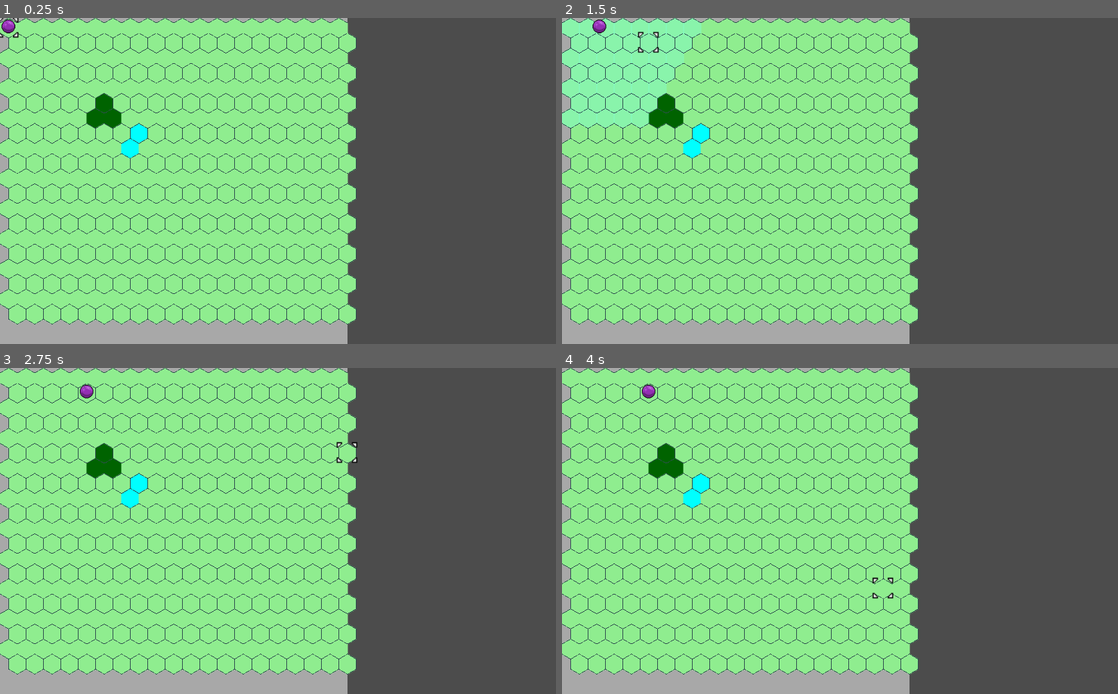
Above: before the commit, frames 1-4 (two rows, left to right).
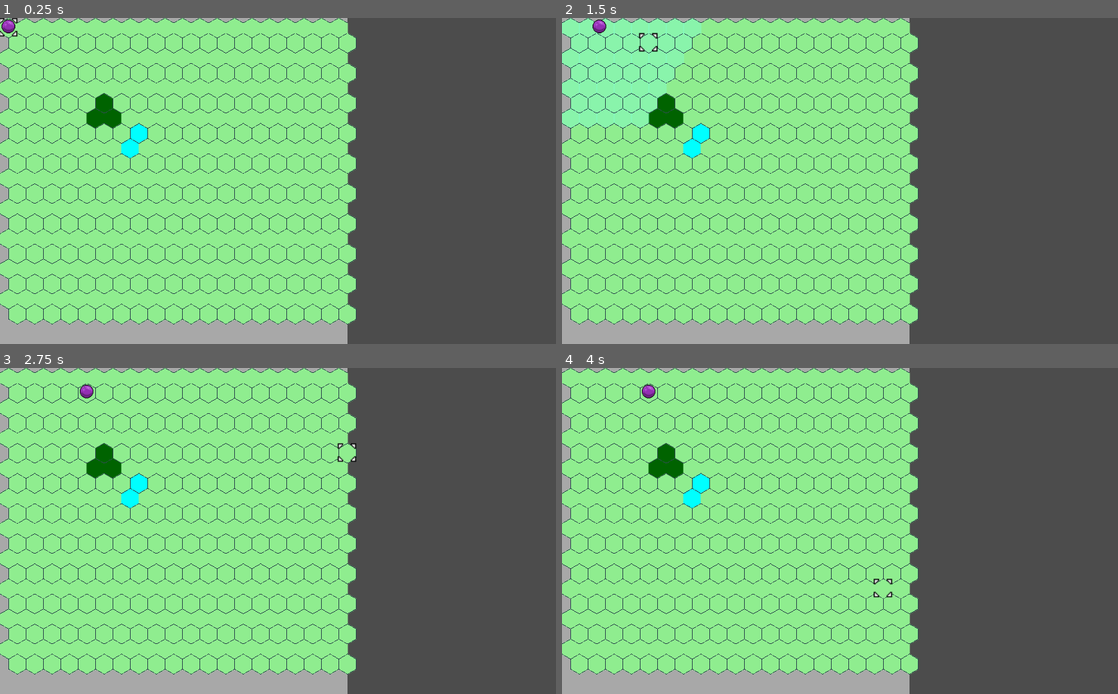
Above: after the commit, the same moments.

Repository: DaveRendell/gridcursor
Game: Godot game, scene res://HexGrid.tscn
The game is run twice, just before and just after one commit, with the same random seed, the same clock (stepped at 60 frames per second) and the same inputs. This scene is started directly instead of the project's main scene.
Inputs (mouse positions are in pixels of both pictures, inside the frame that each line leads up to):
- Up to frame 1 (0.25 s): no input
- Up to frame 2 (1.5 s): tap Enter (ui_accept) at 0.5, 0.77 s; move the mouse to (962, 164) at 0.52 s; hold Right (ui_right) 0.53-1.28 s; click (962, 164) at 0.67 s; move the mouse to (728, 197) at 1.27 s; hold Down (ui_down) from 1.28 s (still down); click (728, 197) at 1.42 s
- Up to frame 3 (2.75 s): tap Enter (ui_accept) at 1.52 s; move the mouse to (333, 459) at 2.02 s; release Down (ui_down) at 2.03 s; hold Right (ui_right) from 2.03 s (still down); click (333, 459) at 2.17 s
- Up to frame 4 (4 s): move the mouse to (812, 596) at 2.77 s; release Right (ui_right) at 2.78 s; hold Up (ui_up) 2.78-3.53 s; click (812, 596) at 2.92 s; tap Enter (ui_accept) at 3.02, 3.77 s; move the mouse to (1006, 579) at 3.52 s; hold Left (ui_left) from 3.53 s (still down); click (1006, 579) at 3.67 s

The runs differ from the first frame. In frame 1, less than 0.1% of the frame differs, in the area x 0-4%, y 0-7%; in frame 2, less than 0.1%; in frame 3, less than 0.1%; in frame 4, less than 0.1%, in the area x 55-60%, y 64-71%.

Commit message:
Extract map specific logic to new Map scene

Diff:
--- a/Grid.gd
+++ b/Grid.gd
@@ -5,12 +5,6 @@
 export var grid_size: int = 32
 export var grid_width: int = 20
 export var grid_height: int = 20
-
-var terrain_grid: Array
-var highlights: Array = []
-var path = []
-
-var terrain_types = []
 
 # Cursor properties
 export var active = true
@@ -23,27 +17,6 @@
 signal click
 signal cursor_move
 
-var transparent: bool = false
-
-func make_transparent():
-	transparent = true
-	$Background.visible = false
-
-# Called when the node enters the scene tree for the first time.
-func _ready():
-	var file = File.new()
-	file.open("res://terrain.json", File.READ)
-	terrain_types = parse_json(file.get_as_text())
-
-	terrain_grid = empty_grid(0)
-	terrain_grid[5][5] = 2
-	terrain_grid[5][6] = 2
-	terrain_grid[6][6] = 2
-	terrain_grid[7][7] = 3
-	terrain_grid[7][8] = 3
-
-	draw_grid()
-	draw_nodes()
 
 func empty_grid(value = null):
 	var grid = []
@@ -76,37 +49,6 @@
 	push_error("Implement coordinates_from_position in inheriting scene")
 	return []
 
-# Draw the grid for this coordinate system
-func draw_grid():
-	push_error("Implement draw_grid in inheriting scene")
-
-func _draw():
-	for i in grid_width:
-		for j in grid_height:
-			var terrain = terrain_grid[i][j]
-			var colour: Color = Color.black
-			if terrain == 0:
-				colour = Color.lightgreen
-			if terrain == 1:
-				colour = Color.lightgray
-			if terrain == 2:
-				colour = Color.darkgreen
-			if terrain == 3:
-				colour = Color.aqua
-			draw_colored_polygon(cell_corners(i, j), colour, PoolVector2Array(), null, null, true)
-	for highlight in highlights:
-		var x = highlight[0]
-		var y = highlight[1]
-		var colour = highlight[2]
-		colour.a = 0.4
-		draw_colored_polygon(cell_corners(x, y), colour, PoolVector2Array(), null, null, true)
-	if path.size() > 0:
-		for i in range(1, path.size()):
-			var from = cell_centre_position(path[i - 1][0], path[i - 1][1])
-			var to = cell_centre_position(path[i][0], path[i][1])
-
-			draw_line(from, to, Color.coral, grid_size * 0.5, true)
-
 func set_position_to_mouse_cursor():
 	var mouse_relative_position = get_global_mouse_position() - global_position
 	var coords = coordinates_from_position(mouse_relative_position)
@@ -115,27 +57,6 @@
 		cursor_y = max(0, min(coords[1], grid_height - 1))
 		if send_clicks_as_signal:
 			emit_signal("cursor_move", self)
-
-func add_highlight(x: int, y: int, colour: Color):
-	highlights.append([x, y, colour])
-	update()
-
-func get_adjacent_cells(x: int, y: int):
-	push_error("Implement get_adjacent_cells in inheriting scene")
-
-func cell_corners(x: int, y: int):
-	push_error("Implement cell_corners in inheriting scene")
-
-func node_array():
-	var output = []
-	output.resize(grid_width)
-	for i in grid_height:
-		var col = []
-		col.resize(grid_height)
-		output[i] = col
-	for node in $GridNodes.get_children():
-		output[node.x][node.y] = node
-	return output
 
 func move_cursor(d_x: int, d_y: int):
 	cursor_x += d_x
@@ -194,21 +115,6 @@
 				if node.x == x and node.y == y:
 					node.select(self)
 
-func clear_highlights():
-	highlights = []
-	update()
-
-# QQ
-func add_grid_node(node):
-	$GridNodes.add_child(node)
-
-func get_nodes():
-	$GridNodes.get_children()
-
-func draw_nodes():
-	for node in $GridNodes.get_children():
-		var grid_node = (node as GridNode)
-		node.position = position_from_coordinates(grid_node.x, grid_node.y)
 
 # Signals
 func _on_Background_mouse_entered():
--- a/HexGrid.gd
+++ b/HexGrid.gd
@@ -1,4 +1,4 @@
-extends "res://Grid.gd"
+extends "res://Map.gd"
 
 var width = grid_width * grid_size
 var height = grid_height * grid_size
--- a/HexGrid.tscn
+++ b/HexGrid.tscn
@@ -6,9 +6,15 @@
 
 [node name="HexGrid" instance=ExtResource( 2 )]
 script = ExtResource( 1 )
+grid_size = null
+grid_width = null
+grid_height = null
 
 [node name="Background" parent="." index="0"]
 show_behind_parent = true
 color = Color( 1, 1, 1, 0.513726 )
 
+[node name="Cursor" parent="." index="1"]
+frame = 1
+
 [node name="Unit" parent="GridNodes" index="0" instance=ExtResource( 3 )]
--- /dev/null
+++ b/Map.gd
@@ -0,0 +1,82 @@
+extends "res://Grid.gd"
+
+var terrain_grid: Array
+var highlights: Array = []
+var path = []
+
+var terrain_types = []
+
+func _ready() -> void:
+	var file = File.new()
+	file.open("res://terrain.json", File.READ)
+	terrain_types = parse_json(file.get_as_text())
+	terrain_grid = empty_grid(0)
+	terrain_grid[5][5] = 2
+	terrain_grid[5][6] = 2
+	terrain_grid[6][6] = 2
+	terrain_grid[7][7] = 3
+	terrain_grid[7][8] = 3
+
+func _draw():
+	for i in grid_width:
+		for j in grid_height:
+			var terrain = terrain_grid[i][j]
+			var colour: Color = Color.black
+			if terrain == 0:
+				colour = Color.lightgreen
+			if terrain == 1:
+				colour = Color.lightgray
+			if terrain == 2:
+				colour = Color.darkgreen
+			if terrain == 3:
+				colour = Color.aqua
+			draw_colored_polygon(cell_corners(i, j), colour, PoolVector2Array(), null, null, true)
+	for highlight in highlights:
+		var x = highlight[0]
+		var y = highlight[1]
+		var colour = highlight[2]
+		colour.a = 0.4
+		draw_colored_polygon(cell_corners(x, y), colour, PoolVector2Array(), null, null, true)
+	if path.size() > 0:
+		for i in range(1, path.size()):
+			var from = cell_centre_position(path[i - 1][0], path[i - 1][1])
+			var to = cell_centre_position(path[i][0], path[i][1])
+
+			draw_line(from, to, Color.coral, grid_size * 0.5, true)
+
+	draw_grid()
+	draw_nodes()
+
+func add_highlight(x: int, y: int, colour: Color):
+	highlights.append([x, y, colour])
+	update()
+
+func get_adjacent_cells(x: int, y: int):
+	push_error("Implement get_adjacent_cells in inheriting scene")
+
+func cell_corners(x: int, y: int):
+	push_error("Implement cell_corners in inheriting scene")
+
+func node_array():
+	var output = []
+	output.resize(grid_width)
+	for i in grid_height:
+		var col = []
+		col.resize(grid_height)
+		output[i] = col
+	for node in $GridNodes.get_children():
+		output[node.x][node.y] = node
+	return output
+
+func clear_highlights():
+	highlights = []
+	update()
+
+func draw_nodes():
+	for node in $GridNodes.get_children():
+		var grid_node = (node as GridNode)
+		node.position = position_from_coordinates(grid_node.x, grid_node.y)
+
+# Draw the grid for this coordinate system
+func draw_grid():
+	push_error("Implement draw_grid in inheriting scene")
--- /dev/null
+++ b/Map.tscn
@@ -0,0 +1,10 @@
+[gd_scene load_steps=3 format=2]
+
+[ext_resource path="res://Map.gd" type="Script" id=1]
+[ext_resource path="res://Grid.tscn" type="PackedScene" id=2]
+
+[node name="Map" instance=ExtResource( 2 )]
+script = ExtResource( 1 )
+
+[node name="Cursor" parent="." index="1"]
+frame = 1
--- a/Menu.tscn
+++ b/Menu.tscn
@@ -5,6 +5,3 @@
 
 [node name="Menu" instance=ExtResource( 2 )]
 script = ExtResource( 1 )
-
-[node name="Cursor" parent="." index="1"]
-frame = 0
--- a/SquareGrid.gd
+++ b/SquareGrid.gd
@@ -1,4 +1,4 @@
-extends "res://Grid.gd"
+extends "res://Map.gd"
 
 var width = grid_width * grid_size
 var height = grid_height * grid_size
